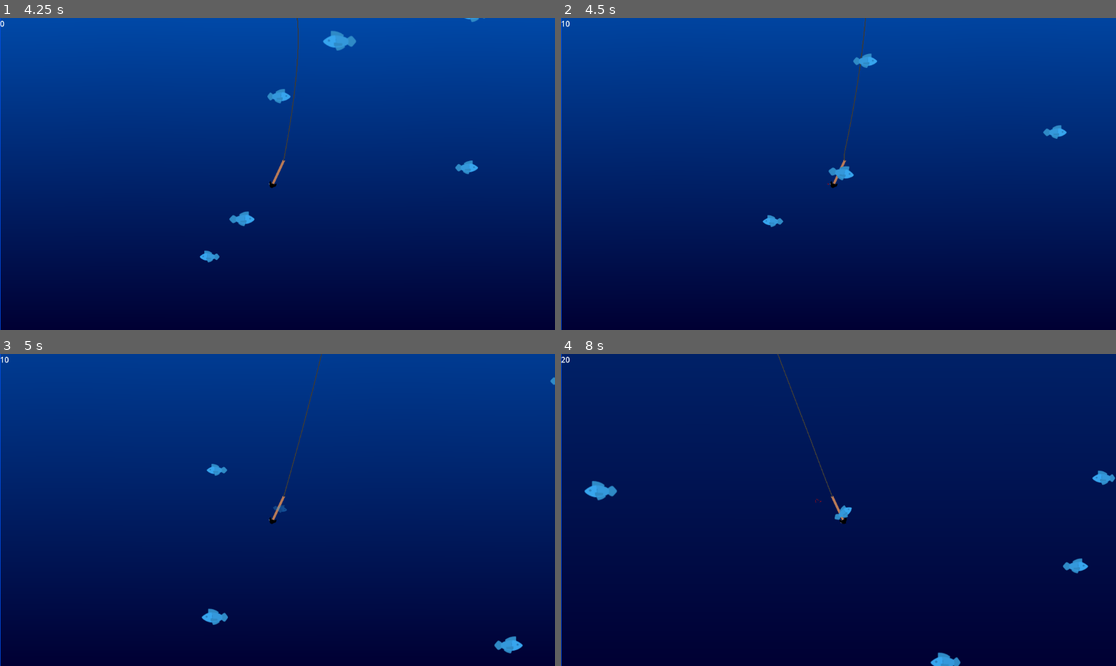
Above: before the commit, frames 1-4 (two rows, left to right).
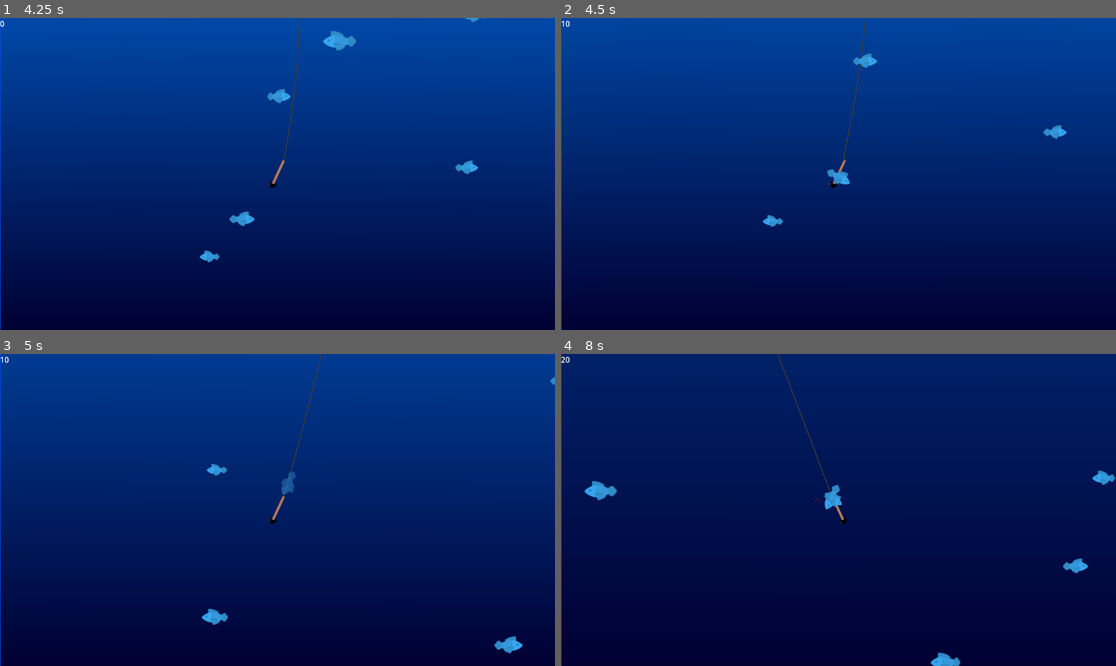
Above: after the commit, the same moments.

Repository: Duckslayer/Fishy
Game: Godot game, scene res://game.tscn
Same seed, same stepped clock (60 frames per second), same inputs: the game is played once before the commit and once after it.
Inputs:
- Up to frame 1 (4.25 s): hold D (Right) 0.53-1.28 s; tap Space (Launch) every 0.75 s from 0.6 to 3.6 s; hold A (Left) 1.28-2.03 s; hold D (Right) 2.03-3.53 s; hold A (Left) from 3.53 s (still down)
- Up to frame 2 (4.5 s): keep holding A (Left); tap Space (Launch) at 4.35 s
- Up to frame 3 (5 s): keep holding A (Left)
- Up to frame 4 (8 s): tap Space (Launch) every 0.75 s from 5.1 to 7.35 s; release A (Left) at 5.78 s; hold D (Right) from 5.78 s (still down)

Frame 1 is identical in both runs. In frame 2, 0.2% of the frame differs, in the area x 47-53%, y 47-54%; in frame 3, 0.2%; in frame 4, 0.2%, in the area x 47-53%, y 41-54%.

Commit message:
Drag fish

Diff:
--- a/fish/basic_fish.tscn
+++ b/fish/basic_fish.tscn
@@ -62,6 +62,7 @@
 script = ExtResource("1_sgogb")
 
 [node name="CollisionShape2D" type="CollisionShape2D" parent="." unique_id=1110782290]
+unique_name_in_owner = true
 rotation = 1.5707964
 shape = SubResource("CapsuleShape2D_pxh1u")
 
--- /dev/null
+++ b/fish/dangling_fish.gd
@@ -0,0 +1,22 @@
+extends RigidBody2D
+
+## A physics-based dangling fish that gets pinned to the harpoon.
+## Gravity-neutral, responds to harpoon movement via PinJoint2D.
+
+func setup(appearance: Node2D) -> void:
+	# Copy the visual sprites from the original appearance
+	for child in appearance.get_children():
+		if child is Sprite2D:
+			var sprite_copy = child.duplicate()
+			add_child(sprite_copy)
+
+	# Match the original scale
+	scale = appearance.scale
+
+func _ready() -> void:
+	# No gameplay collisions — physics body only for joint simulation
+	collision_layer = 0
+	collision_mask = 0
+	gravity_scale = 0.0
+	linear_damp = 2.0
+	angular_damp = 2.0
--- /dev/null
+++ b/fish/dangling_fish.tscn
@@ -0,0 +1,19 @@
+[gd_scene format=3 uid="uid://crgt6j7dquswo"]
+
+[ext_resource type="Script" uid="uid://d2q00div4svnu" path="res://fish/dangling_fish.gd" id="1_k02ag"]
+
+[sub_resource type="CapsuleShape2D" id="CapsuleShape2D_k02ag"]
+radius = 17.0
+height = 56.0
+
+[node name="DanglingFish" type="RigidBody2D" unique_id=1641087298]
+collision_layer = 0
+collision_mask = 0
+gravity_scale = 0.0
+linear_damp = 2.0
+angular_damp = 2.0
+script = ExtResource("1_k02ag")
+
+[node name="CollisionShape2D" type="CollisionShape2D" parent="." unique_id=335659959]
+rotation = 1.5707964
+shape = SubResource("CapsuleShape2D_k02ag")
--- a/harpoon/harpoon.gd
+++ b/harpoon/harpoon.gd
@@ -4,9 +4,12 @@
 @export var retract_speed = 6000.0
 @export var steering_speed = 3.0
 @export var max_turn_rad = deg_to_rad(25.0)
+@export var max_kept_fish: int = 50
 
 enum State { IDLE, DIVING, RETRACTING }
 var current_state = State.IDLE
+
+var dangling_fish_scene = preload("res://fish/dangling_fish.tscn")
 
 @onready var trail_particles: GPUParticles2D = $TrailBubblesParticles
 @onready var trail_material: ParticleProcessMaterial = trail_particles.process_material
@@ -20,6 +23,10 @@
 var base_velocity_max: float = 41.0
 var max_velocity_max: float = 120.0
 
+# Track the tween appearances (temporary) and the dangling bodies (persistent)
+var impaled_fish: Array[Node2D] = []
+var dangling_fish: Array[Node] = []  # RigidBody2D instances + PinJoint2D instances
+
 func _ready() -> void:
 	# Pre-allocate max particles so we never reallocate mid-emit
 	trail_particles.amount = 60
@@ -27,25 +34,52 @@
 	GameEvents.intensity_changed.connect(_on_intensity_changed)
 	GameEvents.fish_impaled.connect(_on_fish_impaled)
 
-var impaled_fish: Array[Node2D] = []
-
 func _on_fish_impaled(appearance: Node2D) -> void:
 	# Adopt the fish's visual as a child of the harpoon
 	add_child(appearance)
 	# Random offset near the harpoon tip so multiple fish don't perfectly overlap
-	appearance.position = Vector2(randf_range(-8, 8), randf_range(-5, 15))
+	appearance.position = %CollisionPolygon2D.position + Vector2(randf_range(-8, 8), randf_range(-5, 15))
 	appearance.rotation = randf_range(-0.3, 0.3)
 	impaled_fish.append(appearance)
 
-	# Fade out and shrink over time
-	var tween = create_tween().set_parallel(true)
-	tween.tween_property(appearance, "modulate", Color(1, 1, 1, 0), 0.6).set_delay(0.15)
-	tween.tween_property(appearance, "scale", appearance.scale * 0.3, 0.6).set_delay(0.15)
+	var fish_length = appearance.get_node("Body").texture.get_width() * appearance.scale.x
+	var direction = (%RopeMarker.position - appearance.position).normalized()
+
+	# Slide to rope marker and fade out (existing tween)
+	var tween = create_tween()
+	tween.set_parallel(true)
+	tween.tween_property(appearance, "position", %RopeMarker.position + (direction * fish_length * 0.5), 0.2)
+	tween.tween_property(appearance, "rotation", PI / 2, 0.2)
+	tween.set_parallel(false)
+
+	tween.tween_property(appearance, "modulate", Color(1, 1, 1, 0), 0.6)
 	tween.finished.connect(func():
 		if is_instance_valid(appearance):
+			# Spawn the dangling physics fish before freeing the tween appearance
+			_spawn_dangling_fish(appearance)
 			appearance.queue_free()
 			impaled_fish.erase(appearance)
 	)
+
+func _spawn_dangling_fish(appearance: Node2D) -> void:
+	var fish_body: RigidBody2D = dangling_fish_scene.instantiate()
+	fish_body.setup(appearance)
+
+	# Add as child of the harpoon so it moves with us
+	add_child(fish_body)
+	fish_body.position = %RopeMarker.position
+	fish_body.rotation = appearance.rotation
+
+	# Create a PinJoint2D to attach at the rope marker
+	var pin = PinJoint2D.new()
+	add_child(pin)
+	pin.position = %RopeMarker.position
+	pin.node_a = get_path()
+	pin.node_b = fish_body.get_path()
+	pin.softness = 1.0
+
+	dangling_fish.append(fish_body)
+	dangling_fish.append(pin)
 
 func _on_intensity_changed(value: float) -> void:
 	# amount_ratio (0.0–1.0) controls density without restarting the particle system
@@ -93,11 +127,12 @@
 		rotation = 0 # Ensure perfectly straight
 		global_position = start_position
 		rope_controller.set_rope_state(rope_controller.RopeState.HIDDEN)
-		# Clean up any remaining impaled fish
+		# Clean up any remaining tween appearances (shouldn't normally be any)
 		for fish_vis in impaled_fish:
 			if is_instance_valid(fish_vis):
 				fish_vis.queue_free()
 		impaled_fish.clear()
+		# Dangling fish persist — they stay attached and come back up with the harpoon
 
 func turn(delta):
 	var turn_dir = Input.get_axis("Right", "Left")
--- a/harpoon/harpoon.tscn
+++ b/harpoon/harpoon.tscn
@@ -34,6 +34,7 @@
 texture = ExtResource("1_mrewk")
 
 [node name="CollisionPolygon2D" type="CollisionPolygon2D" parent="." unique_id=468457962]
+unique_name_in_owner = true
 position = Vector2(0, 24)
 polygon = PackedVector2Array(0, 7, 7, 1, 7, -5, -7, -5, -7, 2)
 
Not shown, added: fish/dangling_fish.gd.uid
